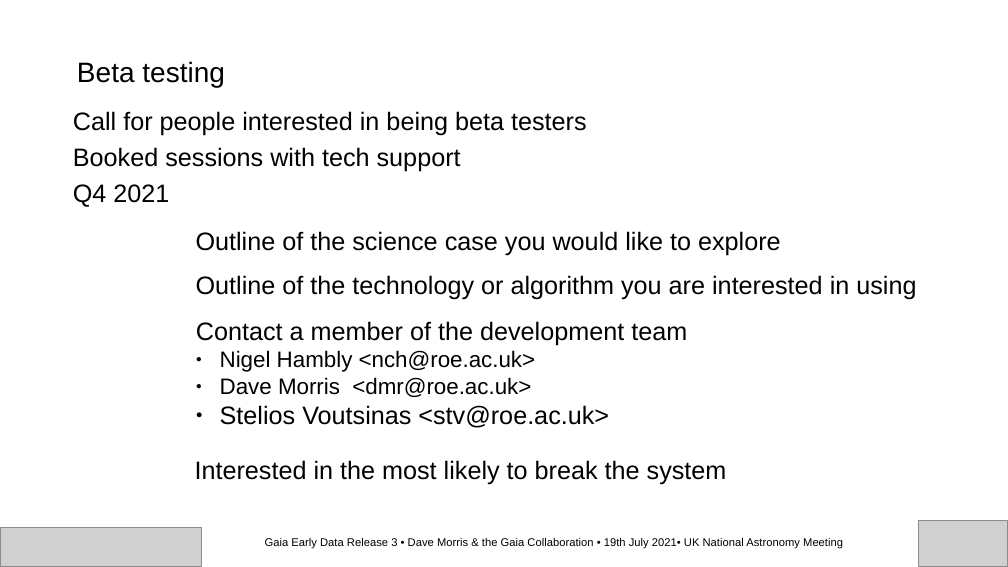
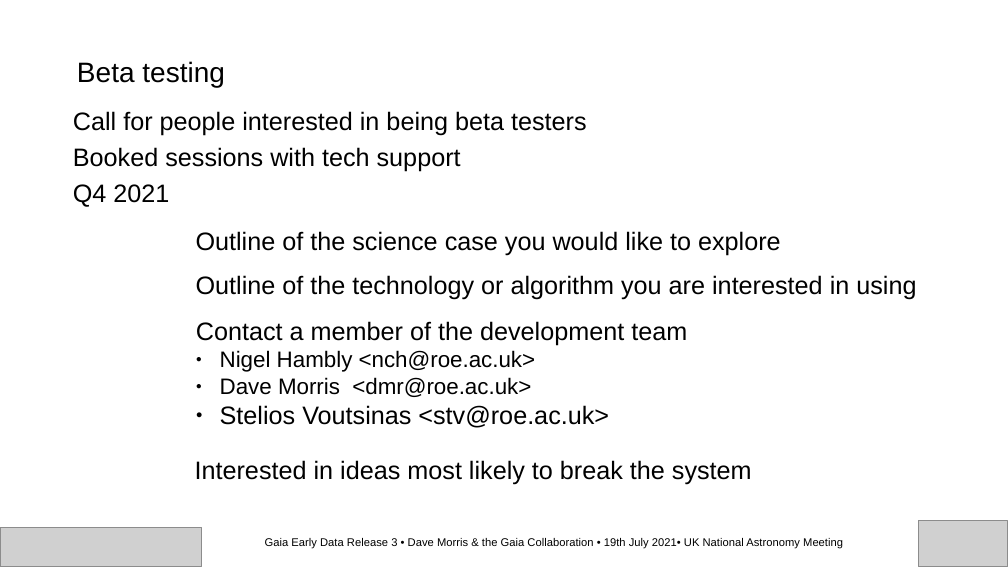
Before and after one commit to Zarquan/jordanita, a slide deck: slide 9 of presentations/20210719-Gaia-NAM/UK Gaia science platform (NAM 2021).odp. Drawn at 1008x567 pixels with LibreOffice and Linux fonts; fonts in the diff are those of the drawing; grey boxes stand for pictures. Boxes give left, top, right and bottom in pixels: in the first picture for what was removed or moved away, otherwise in the second. Text is boxed around its words. In the diff, an @@ line names an element or a change of style, - is before the commit and + after.

```diff
--- a/presentations/20210719-Gaia-NAM/UK Gaia science platform (NAM 2021).odp
+++ b/presentations/20210719-Gaia-NAM/UK Gaia science platform (NAM 2021).odp
@@ text at [195,460,752,485]: text changed @@
-Interested in the most likely to break the system
+Interested in ideas most likely to break the system
```
Also in this commit, not shown: 1 other file.
